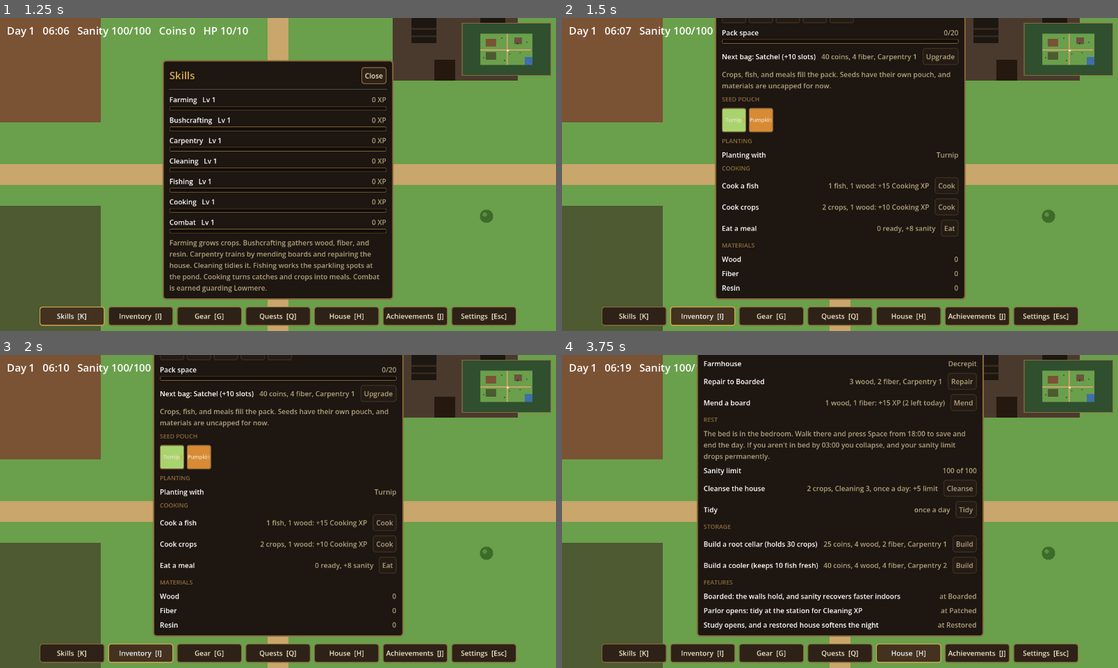
Above: before the commit, frames 1-4 (two rows, left to right).
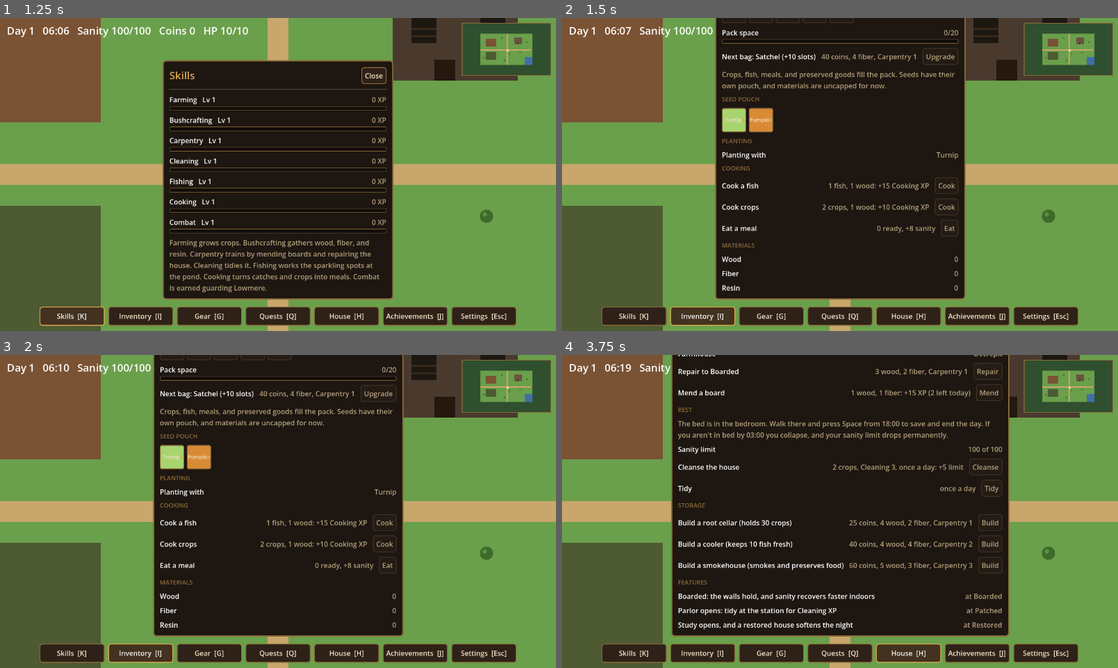
Above: after the commit, the same moments.

Repository: joshj1108/CrowCreekHollow
Game: Godot game, scene res://scenes/main.tscn
Same seed, same stepped clock (60 frames per second), same inputs: the game is played once before the commit and once after it.
Inputs:
- Up to frame 1 (1.25 s): click "Skills [K]" at 0.5 s
- Up to frame 2 (1.5 s): click "Inventory [I]" at 1.25 s
- Up to frame 3 (2 s): no input
- Up to frame 4 (3.75 s): click "Gear [G]" at 2 s; click "Quests [Q]" at 2.75 s; click "House [H]" at 3.5 s

Frame 1 is identical in both runs. In frame 2, 0.6% of the frame differs, in the area x 28-71%, y 17-24%; in frame 3, 0.6%; in frame 4, 15%, in the area x 19-81%, y 0-90%.

Commit message:
Add neck and leg armor and a smokehouse for preserving food
Neck and Legs now take gear: twine collar, resin amulet, reed leggings,
and bark greaves, crafted from existing materials.

A smokehouse beside the house preserves food into goods that keep in the
pack: smoked fish, dried, canned, and fermented crops. Each method needs
a skill level and sells on the Trade panel.

Co-Authored-By: Claude Haiku 5.5 <noreply@anthropic.com>
Claude-Session: https://claude.ai/code/session_016EvHBYyFANDWxunM27u84C

Diff:
--- a/scripts/main.gd
+++ b/scripts/main.gd
@@ -104,6 +104,17 @@
 const COOLER_COST := {"wood": 4, "fiber": 4, "coins": 40, "level": 2}
 const CELLAR_IX := Vector2i(24, 7)   # farm tiles, local to the farm, beside the house
 const COOLER_IX := Vector2i(33, 7)
+const SMOKEHOUSE_IX := Vector2i(34, 4)
+const SMOKEHOUSE_COST := {"wood": 5, "fiber": 3, "coins": 60, "level": 3}
+# Preserving turns food into goods that keep in the pack. Each method needs a skill
+# level and makes one item per press at the smokehouse.
+const PRESERVED_KINDS := ["smoked", "dried", "canned", "fermented"]
+const PRESERVE := [
+	{"id": "smoke", "kind": "smoked", "short": "Smoked", "name": "Smoke a fish", "input": "fish", "count": 1, "wood": 1, "fiber": 0, "skill": "Cooking", "level": 2, "xp": 12, "price": 11, "color": "b5703a"},
+	{"id": "dry", "kind": "dried", "short": "Dried", "name": "Dry crops", "input": "crops", "count": 2, "wood": 0, "fiber": 0, "skill": "Farming", "level": 2, "xp": 10, "price": 9, "color": "d8c48a"},
+	{"id": "can", "kind": "canned", "short": "Canned", "name": "Can crops", "input": "crops", "count": 2, "wood": 0, "fiber": 1, "skill": "Cooking", "level": 3, "xp": 14, "price": 10, "color": "9fb7c9"},
+	{"id": "ferment", "kind": "fermented", "short": "Fermented", "name": "Ferment crops", "input": "crops", "count": 2, "wood": 1, "fiber": 0, "skill": "Cooking", "level": 4, "xp": 16, "price": 11, "color": "a6c26a"},
+]
 # The stall sells what you carry and buys seeds. It is open 06:00 to 18:00.
 const STALL_IX := 22
 const STALL_IY := 9
@@ -164,6 +175,10 @@
 	"fiber_wraps": {"name": "Fiber wraps", "slot": "wrist", "dmg": 0, "def": 1, "level": 1, "cost": {"fiber": 3}},
 	"bark_wrap": {"name": "Bark wrap", "slot": "chest", "dmg": 0, "def": 2, "level": 3, "cost": {"wood": 3, "fiber": 3}},
 	"bark_boots": {"name": "Bark boots", "slot": "feet", "dmg": 0, "def": 1, "level": 3, "cost": {"wood": 2, "fiber": 2}},
+	"twine_collar": {"name": "Twine collar", "slot": "neck", "dmg": 0, "def": 1, "level": 2, "cost": {"fiber": 3}},
+	"resin_amulet": {"name": "Resin amulet", "slot": "neck", "dmg": 0, "def": 2, "level": 5, "cost": {"resin": 3, "fiber": 2}},
+	"reed_leggings": {"name": "Reed leggings", "slot": "legs", "dmg": 0, "def": 1, "level": 1, "cost": {"fiber": 4}},
+	"bark_greaves": {"name": "Bark greaves", "slot": "legs", "dmg": 0, "def": 2, "level": 4, "cost": {"wood": 3, "fiber": 3}},
 }
 const NPCS := [
 	{"id": "mara", "name": "Mara the Reeve", "pos": Vector2i(8, 9), "color": "e0c48c", "lines": [
@@ -343,9 +358,9 @@
 	{"message": "The field is quiet tonight. Too quiet.", "shadow": "none", "sanity": -3},
 ]
 
-enum Tile { TREE, GRASS, SOIL, PATH, WATER, HOUSE, DOOR, FLOOR, WALL, EXIT, BED, STATION, DESK, FALLOW, STALL, CELLAR, COOLER, GATE }
-
-const BLOCKING := [Tile.TREE, Tile.WATER, Tile.HOUSE, Tile.WALL, Tile.BED, Tile.STATION, Tile.DESK, Tile.STALL, Tile.CELLAR, Tile.COOLER]
+enum Tile { TREE, GRASS, SOIL, PATH, WATER, HOUSE, DOOR, FLOOR, WALL, EXIT, BED, STATION, DESK, FALLOW, STALL, CELLAR, COOLER, GATE, SMOKEHOUSE }
+
+const BLOCKING := [Tile.TREE, Tile.WATER, Tile.HOUSE, Tile.WALL, Tile.BED, Tile.STATION, Tile.DESK, Tile.STALL, Tile.CELLAR, Tile.COOLER, Tile.SMOKEHOUSE]
 
 const TILE_COLORS := {
 	Tile.TREE: Color("2f4f2f"),
@@ -366,6 +381,7 @@
 	Tile.CELLAR: Color("a88ad0"),
 	Tile.COOLER: Color("7fc4e0"),
 	Tile.GATE: Color("8f7a4f"),
+	Tile.SMOKEHOUSE: Color("9a5a3a"),
 }
 
 const BUSH_COLOR := Color("3d6b2a")
@@ -391,12 +407,12 @@
 var current_hour := START_HOUR
 var day := 1
 var skill_xp := {"Farming": 0, "Bushcrafting": 0, "Carpentry": 0, "Cleaning": 0, "Fishing": 0, "Cooking": 0, "Combat": 0}
-var inventory := {"seeds": STARTING_SEEDS, "pumpkin_seeds": 0, "crops": 0, "fish": 0, "meals": 0}
+var inventory := {"seeds": STARTING_SEEDS, "pumpkin_seeds": 0, "crops": 0, "fish": 0, "meals": 0, "smoked": 0, "dried": 0, "canned": 0, "fermented": 0}
 var materials := {"wood": 0, "fiber": 0, "resin": 0}
 var stats := {"planted": 0, "harvested": 0, "gathered": 0, "slept": 0, "tidied": 0,
 	"fished": 0, "caught": 0, "mended": 0, "cleansed": 0, "cooked": 0, "eaten": 0,
 	"pumpkins": 0, "collapses": 0, "events": 0, "sold": 0, "spoiled": 0,
-	"talks": 0, "defeated": 0, "delivered": 0, "stalkers": 0, "visited": 0, "crops_given": 0}
+	"talks": 0, "defeated": 0, "delivered": 0, "stalkers": 0, "visited": 0, "crops_given": 0, "preserved": 0}
 var achievements_done := {}     # achievement id -> true
 var quests_done := {}               # quest id -> true
 var selected_seed := "turnip"
@@ -418,6 +434,7 @@
 var bag_tier := 0               # bag upgrades bought
 var cellar_built := false
 var cooler_built := false
+var smokehouse_built := false
 var cellar_stock := 0          # crops in the root cellar
 var cooler_stock := 0          # fish in the cooler
 var zone: int = Zone.HOMESTEAD
@@ -526,9 +543,9 @@
 			var tile: int = map[y][x]
 			var cell := _tile_rect(Vector2i(x, y))
 			draw_rect(cell, TILE_COLORS[tile])
-			if tile == Tile.CELLAR or tile == Tile.COOLER:
+			if tile == Tile.CELLAR or tile == Tile.COOLER or tile == Tile.SMOKEHOUSE:
 				draw_rect(cell, Color(1, 1, 1, 0.8), false, 2.0)
-				var label := "Cooler" if tile == Tile.COOLER else "Cellar"
+				var label := _storage_label(tile)
 				draw_string(ThemeDB.fallback_font, cell.position + Vector2(2, PX * 0.6), label, HORIZONTAL_ALIGNMENT_LEFT, -1, 11, Color(0.05, 0.03, 0.02))
 
 	for y in INT_H:
@@ -671,6 +688,8 @@
 		map[CELLAR_IX.y + BORDER_Y][CELLAR_IX.x + BORDER_X] = Tile.CELLAR
 	if cooler_built:
 		map[COOLER_IX.y + BORDER_Y][COOLER_IX.x + BORDER_X] = Tile.COOLER
+	if smokehouse_built:
+		map[SMOKEHOUSE_IX.y + BORDER_Y][SMOKEHOUSE_IX.x + BORDER_X] = Tile.SMOKEHOUSE
 	queue_redraw()
 
 
@@ -860,6 +879,15 @@
 
 
 func _on_panel_action(action_id: String) -> void:
+	if action_id.begins_with("preserve:"):
+		_preserve(action_id.trim_prefix("preserve:"))
+		return
+	if action_id.begins_with("sell:"):
+		_sell(action_id.trim_prefix("sell:"))
+		return
+	if action_id == "build_smokehouse":
+		_build_smokehouse()
+		return
 	if action_id.begins_with("craft:"):
 		_craft_gear(action_id.trim_prefix("craft:"))
 		return
@@ -929,6 +957,8 @@
 			rows = _cellar_rows()
 		"Cooler":
 			rows = _cooler_rows()
+		"Smokehouse":
+			rows = _smokehouse_rows()
 		"House":
 			rows = _house_rows()
 		"Settings":
@@ -968,7 +998,7 @@
 			"action": "upgrade_bag",
 			"enabled": _can_upgrade_bag(),
 		})
-	rows.append({"note": "Crops, fish, and meals fill the pack. Seeds have their own pouch, and materials are uncapped for now."})
+	rows.append({"note": "Crops, fish, meals, and preserved goods fill the pack. Seeds have their own pouch, and materials are uncapped for now."})
 	rows.append({"section": "Seed pouch"})
 	rows.append({"grid": _seed_cells(), "columns": 5})
 	rows.append({"section": "Planting"})
@@ -1159,6 +1189,16 @@
 			"action": "build_cooler",
 			"enabled": _can_afford(COOLER_COST),
 		})
+	if smokehouse_built:
+		rows.append({"name": "Smokehouse", "value": "built. Stand beside it, facing it, and press Space to preserve food."})
+	else:
+		rows.append({
+			"name": "Build a smokehouse (smokes and preserves food)",
+			"value": _price_text(SMOKEHOUSE_COST),
+			"button": "Build",
+			"action": "build_smokehouse",
+			"enabled": _can_afford(SMOKEHOUSE_COST),
+		})
 	rows.append({"section": "Features"})
 	for feature in HOUSE_FEATURES:
 		var unlocked: bool = house_stage >= feature["stage"]
@@ -1266,6 +1306,9 @@
 	if kind == Tile.COOLER:
 		_toggle_tab("Cooler")
 		return
+	if kind == Tile.SMOKEHOUSE:
+		_toggle_tab("Smokehouse")
+		return
 	if kind == Tile.FALLOW:
 		_show_message("Overgrown. Reach Farming level 2 to clear this plot.")
 		return
@@ -1541,7 +1584,10 @@
 # --- Pack and bags -----------------------------------------------------------
 
 func _pack_used() -> int:
-	return int(inventory["crops"]) + int(inventory["fish"]) + int(inventory["meals"])
+	var used := int(inventory["crops"]) + int(inventory["fish"]) + int(inventory["meals"])
+	for kind in PRESERVED_KINDS:
+		used += int(inventory[kind])
+	return used
 
 
 func _pack_capacity() -> int:
@@ -1615,6 +1661,9 @@
 		price = SELL_FISH
 	elif kind == "meals":
 		price = SELL_MEAL
+	for entry in PRESERVE:
+		if entry["kind"] == kind:
+			price = int(entry["price"])
 	inventory[kind] = 0
 	money += count * price
 	stats["sold"] += count
@@ -1731,6 +1780,7 @@
 			"action": "sell_meals",
 			"enabled": int(inventory["meals"]) > 0,
 		},
+		] + _preserved_sell_rows() + [
 		{"section": "Buy seeds"},
 		{
 			"name": "Turnip seeds (%d each)" % SEED_TURNIP_PRICE,
@@ -1802,6 +1852,102 @@
 	]
 
 
+# --- Smokehouse and preserving ---------------------------------------------
+
+func _build_smokehouse() -> void:
+	if not _can_afford(SMOKEHOUSE_COST):
+		_show_message("You can't build that yet. Needs %s." % _price_text(SMOKEHOUSE_COST))
+		return
+	_pay(SMOKEHOUSE_COST)
+	smokehouse_built = true
+	_build_interior()
+	_show_message("The smokehouse is built beside the house. Smoke fish and preserve crops there.")
+	queue_redraw()
+
+
+func _can_preserve(entry: Dictionary) -> bool:
+	if not smokehouse_built:
+		return false
+	if _level(str(entry["skill"])) < int(entry["level"]):
+		return false
+	if int(inventory[entry["input"]]) < int(entry["count"]):
+		return false
+	if int(materials["wood"]) < int(entry["wood"]):
+		return false
+	return int(materials["fiber"]) >= int(entry["fiber"])
+
+
+func _preserve(id: String) -> void:
+	if not smokehouse_built:
+		_show_message("Build a smokehouse from the House panel first.")
+		return
+	var entry: Dictionary = {}
+	for e in PRESERVE:
+		if e["id"] == id:
+			entry = e
+	if entry.is_empty():
+		return
+	if not _can_preserve(entry):
+		_show_message("You need %d %s, the materials, and %s %d." % [int(entry["count"]), entry["input"], entry["skill"], int(entry["level"])])
+		return
+	inventory[entry["input"]] -= int(entry["count"])
+	materials["wood"] -= int(entry["wood"])
+	materials["fiber"] -= int(entry["fiber"])
+	inventory[entry["kind"]] += 1
+	stats["preserved"] += 1
+	_grant_xp(str(entry["skill"]), int(entry["xp"]))
+	_show_message("You make a %s. +%d %s XP" % [str(entry["short"]).to_lower(), int(entry["xp"]), entry["skill"]])
+
+
+func _smokehouse_rows() -> Array:
+	var rows: Array = [
+		{"section": "Smokehouse"},
+		{"note": "Preserved goods keep in your pack, so nothing spoils. Stand beside the smokehouse, facing it, and press Space to open this panel."},
+	]
+	for entry in PRESERVE:
+		var needs: Array = ["%d %s" % [int(entry["count"]), entry["input"]]]
+		if int(entry["wood"]) > 0:
+			needs.append("%d wood" % int(entry["wood"]))
+		if int(entry["fiber"]) > 0:
+			needs.append("%d fiber" % int(entry["fiber"]))
+		rows.append({
+			"name": "%s (%s)" % [entry["name"], ", ".join(needs)],
+			"value": "%s %d, +%d XP, sells %d" % [entry["skill"], int(entry["level"]), int(entry["xp"]), int(entry["price"])],
+			"button": "Make",
+			"action": "preserve:" + str(entry["id"]),
+			"enabled": _can_preserve(entry),
+		})
+	rows.append({
+		"name": "Held",
+		"value": "smoked %d, dried %d, canned %d, fermented %d" % [int(inventory["smoked"]), int(inventory["dried"]), int(inventory["canned"]), int(inventory["fermented"])],
+	})
+	return rows
+
+
+func _preserved_sell_rows() -> Array:
+	var rows: Array = []
+	for entry in PRESERVE:
+		var held := int(inventory[entry["kind"]])
+		if held <= 0:
+			continue
+		rows.append({
+			"name": "%s (%d each)" % [entry["short"], int(entry["price"])],
+			"value": "%d held" % held,
+			"button": "Sell all",
+			"action": "sell:" + str(entry["kind"]),
+			"enabled": true,
+		})
+	return rows
+
+
+func _storage_label(tile: int) -> String:
+	if tile == Tile.COOLER:
+		return "Cooler"
+	if tile == Tile.SMOKEHOUSE:
+		return "Smoke"
+	return "Cellar"
+
+
 # --- Slot grids for the pack, seed pouch, and equipment ---------------------
 
 func _pack_cells() -> Array:
@@ -1812,6 +1958,9 @@
 		cells.append({"color": "6fb8d9", "label": "Fish", "tip": "Fish. Spoils overnight unless stored in the cooler."})
 	for i in int(inventory["meals"]):
 		cells.append({"color": "e0a050", "label": "Meal", "tip": "Cooked meal. Eat it for sanity."})
+	for entry in PRESERVE:
+		for _i in int(inventory[entry["kind"]]):
+			cells.append({"color": entry["color"], "label": entry["short"], "tip": "%s. Keeps in the pack." % entry["short"]})
 	while cells.size() < _pack_capacity():
 		cells.append({"empty": true, "tip": "Empty slot"})
 	return cells
@@ -1826,7 +1975,7 @@
 
 # Nine slots in three rows: back, head, neck / left hand, chest, right hand /
 # wrist, legs, feet. The bag sits in Back, the lantern in the left hand, and
-# the hoe in the right hand. The rest are locked until they have items.
+# the hoe in the right hand. Every slot takes gear.
 func _gear_cells() -> Array:
 	var bag_name := "Pack" if bag_tier == 0 else str(BAG_TIERS[bag_tier - 1]["name"])
 	var lantern: Dictionary = {"empty": true, "label": "Left hand", "tip": "Left hand: no lantern built yet"}
@@ -1836,12 +1985,12 @@
 	return [
 		{"color": "7a5a3a", "label": bag_name, "tip": "Back: %s, %d pack slots" % [bag_name, _pack_capacity()]},
 		_slot_cell("head", "Head"),
-		{"locked": true, "label": "Neck", "tip": "Not available yet"},
+		_slot_cell("neck", "Neck"),
 		lantern,
 		_slot_cell("chest", "Chest"),
 		_slot_cell("hand_r", "Right hand"),
 		_slot_cell("wrist", "Wrist"),
-		{"locked": true, "label": "Legs", "tip": "Not available yet"},
+		_slot_cell("legs", "Legs"),
 		_slot_cell("feet", "Feet"),
 	]
 
@@ -2579,6 +2728,7 @@
 		"cooler_built": cooler_built,
 		"cellar_stock": cellar_stock,
 		"cooler_stock": cooler_stock,
+		"smokehouse_built": smokehouse_built,
 		"achievements_done": achievements_done,
 		"story_version": 2,
 		"selected_seed": selected_seed,
@@ -2633,6 +2783,7 @@
 	cooler_built = bool(data.get("cooler_built", false))
 	cellar_stock = int(data.get("cellar_stock", 0))
 	cooler_stock = int(data.get("cooler_stock", 0))
+	smokehouse_built = bool(data.get("smokehouse_built", false))
 	saved_zone = int(data.get("zone", 0))
 	hp = int(data.get("hp", BASE_HP))
 	guardian_done = data.get("guardian_done", {})
Not shown, changed: DESIGN.md
